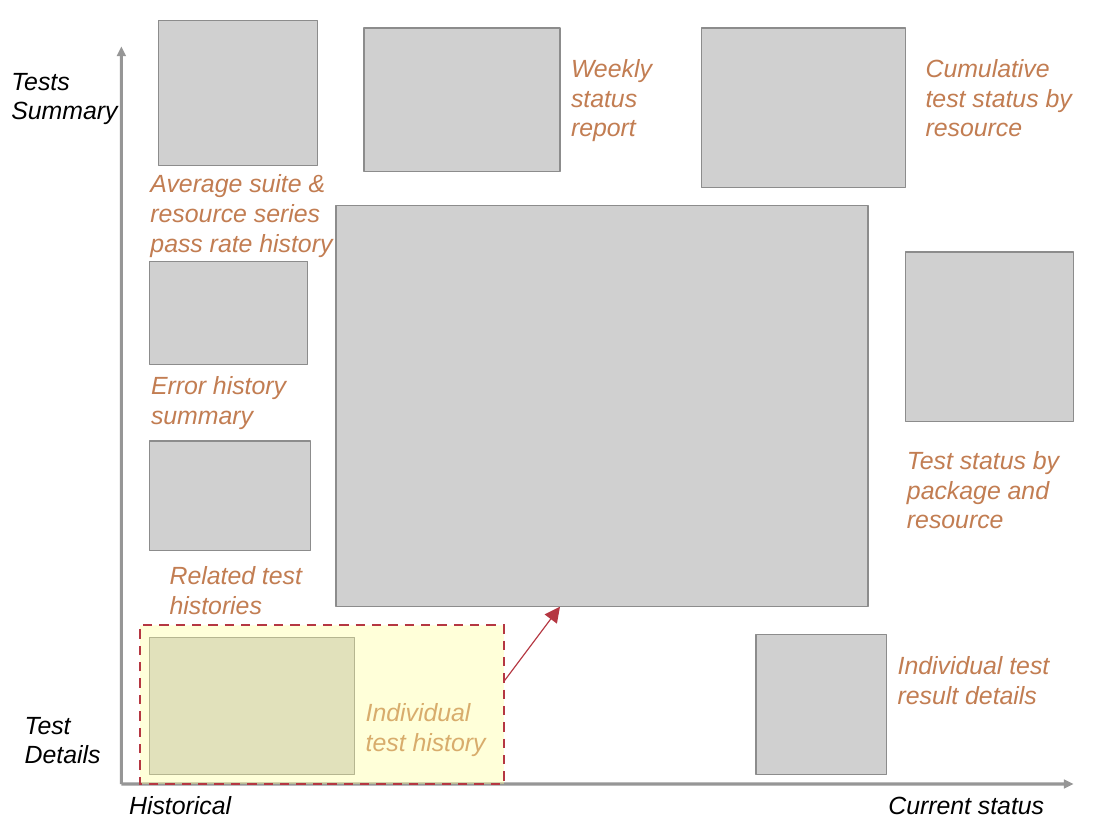
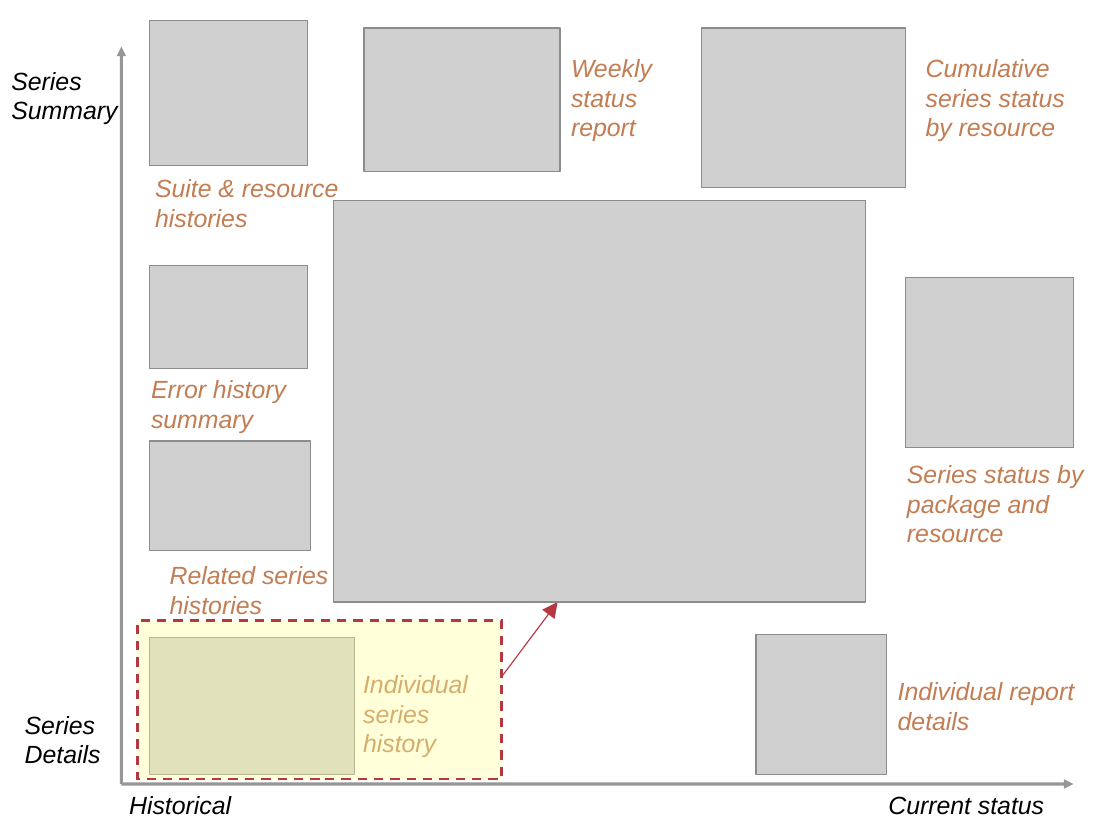
Before and after one commit to IncaProject/inca-xsede, a slide deck: slide 15 of talks/2008workshop/consumer.ppt. Drawn at 1120x840 pixels with LibreOffice and Linux fonts; fonts in the diff are those of the drawing; grey boxes stand for pictures. Boxes give left, top, right and bottom in pixels: in the first picture for what was removed or moved away, otherwise in the second. Text is boxed around its words. In the diff, an @@ line names an element or a change of style, - is before the commit and + after.

```diff
--- a/talks/2008workshop/consumer.ppt
+++ b/talks/2008workshop/consumer.ppt
@@ picture: place and size @@
-picture at box(159, 20, 318, 166)
+picture at box(149, 20, 308, 166)
@@ text at box(926, 59, 1065, 141): text changed @@
-Cumulative test status by resource
+Cumulative series status by resource
@@ text at box(11, 72, 81, 91): text changed @@
-Tests
+Series
@@ text at box(155, 179, 339, 228): text changed @@
-Average suite & resource series pass rate history
+Suite & resource histories
@@ picture: place and size @@
-picture at box(149, 261, 308, 364)
+picture at box(149, 265, 308, 368)
@@ picture: place and size @@
-picture at box(905, 252, 1073, 421)
+picture at box(905, 278, 1073, 447)
@@ text "Error history summary": place and size @@
-text "Error history summary" at box(151, 376, 286, 429)
+text "Error history summary" at box(151, 380, 286, 433)
@@ text at box(907, 465, 1083, 543): text changed @@
-Test status by package and resource
+Series status by package and resource
@@ text at box(170, 566, 328, 620): text changed @@
-Related test histories
+Related series histories
@@ 1 picture, 1 rectangle, 1 arrow: place and size @@
-1 picture, 1 rectangle, 1 arrow at box(140, 205, 868, 784)
+1 picture, 1 rectangle, 1 arrow at box(138, 200, 866, 780)
@@ text at box(363, 675, 468, 757): text changed @@
-Individual test history
+Individual series history
@@ text at box(898, 682, 1074, 730): text changed @@
-Individual test result details
+Individual report details
@@ text at box(25, 716, 95, 735): text changed @@
-Test
+Series
```
Also in this commit, not shown: 8 other slides changed, 2 slides added.
